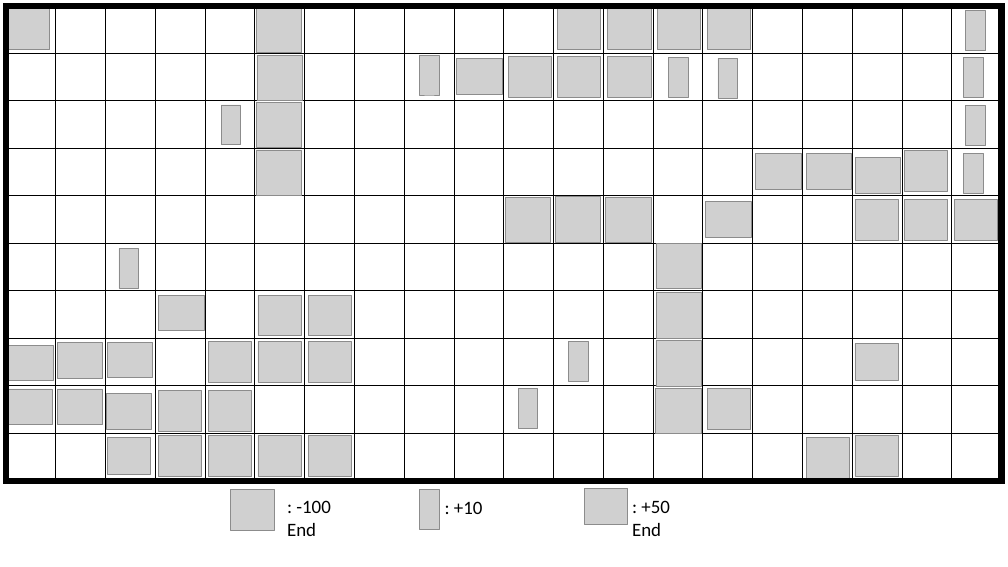
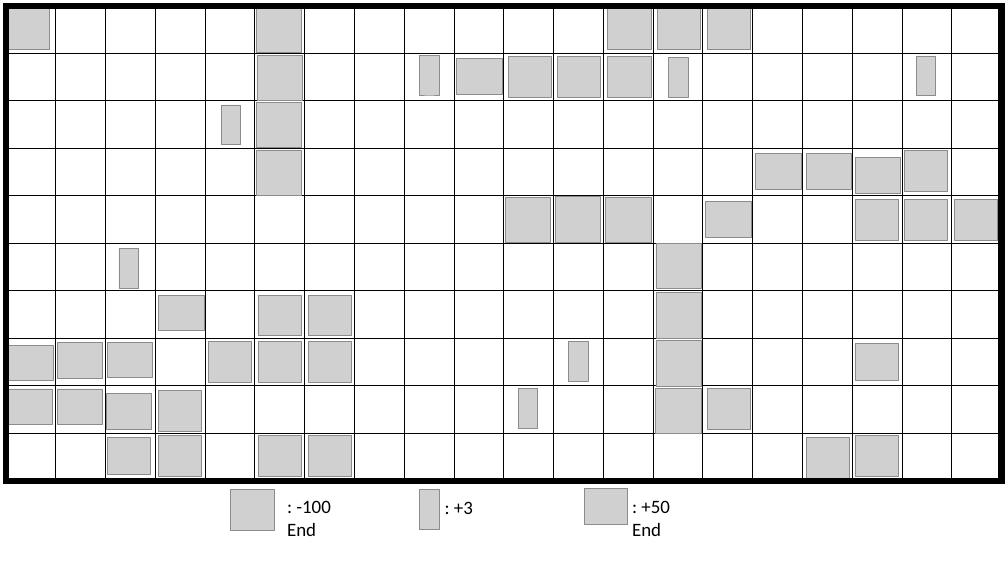
Before and after one commit to TristanBertin/Reinforcement_Project, a slide deck: slide 1 of Présentation1.pptx. Drawn at 1008x567 pixels with LibreOffice and Linux fonts; fonts in the diff are those of the drawing; grey boxes stand for pictures. Boxes give left, top, right and bottom in pixels: in the first picture for what was removed or moved away, otherwise in the second. Text is boxed around its words. In the diff, an @@ line names an element or a change of style, - is before the commit and + after.

```diff
--- a/Présentation1.pptx
+++ b/Présentation1.pptx
@@ picture removed at box(558, 8, 601, 49) @@
@@ picture removed at box(718, 58, 738, 98) @@
@@ picture: place and size @@
-picture at box(966, 10, 985, 50)
+picture at box(917, 56, 936, 96)
@@ picture removed at box(964, 57, 984, 98) @@
@@ picture removed at box(966, 106, 985, 146) @@
@@ picture removed at box(964, 154, 984, 194) @@
@@ picture removed at box(209, 391, 252, 432) @@
@@ picture removed at box(209, 436, 252, 476) @@
@@ text at box(454, 501, 473, 514): text changed @@
-: +10
+: +3
```
Also in this commit, not shown: 7 other files.
